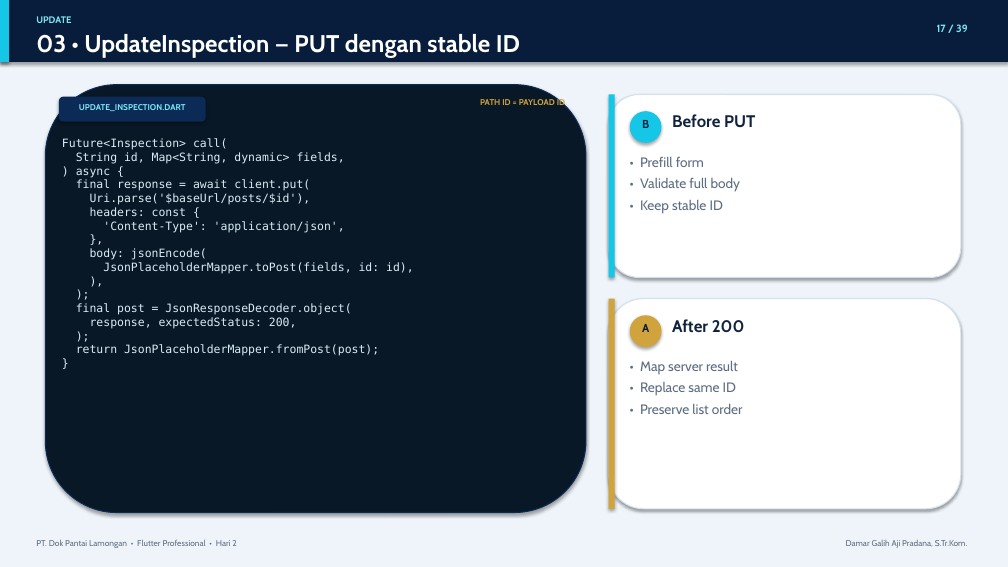
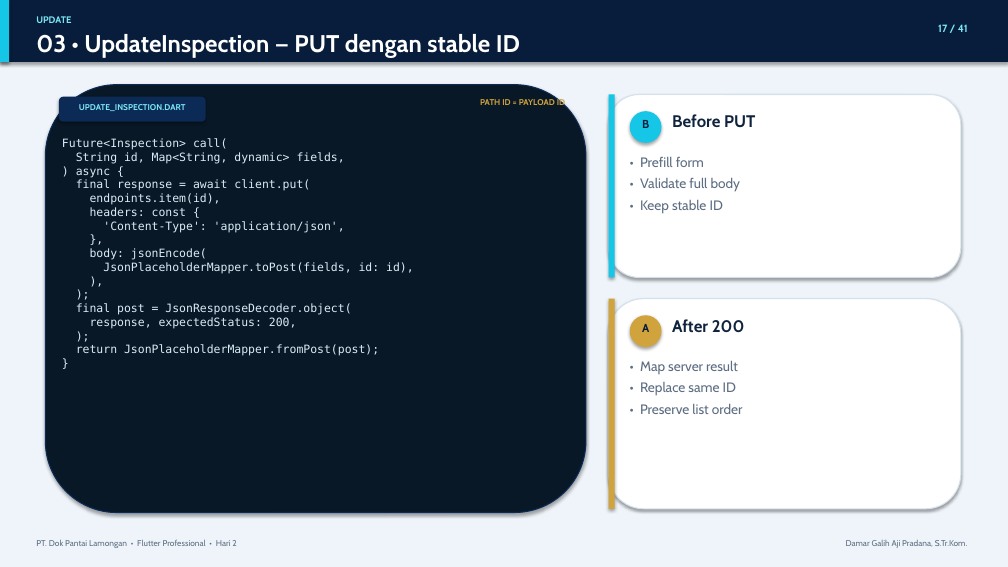
Before and after one commit to D4marp/Inspection-Flutter-DPL, a slide deck: slide 17 of Hari_2_Flutter_Professional.pptx. Drawn at 1008x567 pixels with LibreOffice and Linux fonts; fonts in the diff are those of the drawing. Boxes give left, top, right and bottom in pixels: in the first picture for what was removed or moved away, otherwise in the second. Text is boxed around its words. In the diff, an @@ line names an element or a change of style, - is before the commit and + after.

```diff
--- a/Hari_2_Flutter_Professional.pptx
+++ b/Hari_2_Flutter_Professional.pptx
@@ text at bbox=[938, 24, 968, 32]: text changed @@
-17 / 39
+17 / 41
@@ text at bbox=[62, 138, 414, 356]: text changed @@
-Future<Inspection> call(
-String id, Map<String, dynamic> fields,
-) async {
-final response = await client.put(
-Uri.parse('$baseUrl/posts/$id'),
-headers: const {
-'Content-Type': 'application/json',
-},
-body: jsonEncode(
-JsonPlaceholderMapper.toPost(fields, id: id),
-),
-);
-final post = JsonResponseDecoder.object(
-response, expectedStatus: 200,
-);
-return JsonPlaceholderMapper.fromPost(post);
-}
+Future<Inspection> call(
+String id, Map<String, dynamic> fields,
+) async {
+final response = await client.put(
+endpoints.item(id),
+headers: const {
+'Content-Type': 'application/json',
+},
+body: jsonEncode(
+JsonPlaceholderMapper.toPost(fields, id: id),
+),
+);
+final post = JsonResponseDecoder.object(
+response, expectedStatus: 200,
+);
+return JsonPlaceholderMapper.fromPost(post);
+}
```
Also in this commit, not shown: 38 other slides changed, 2 slides added, 20 other files.
